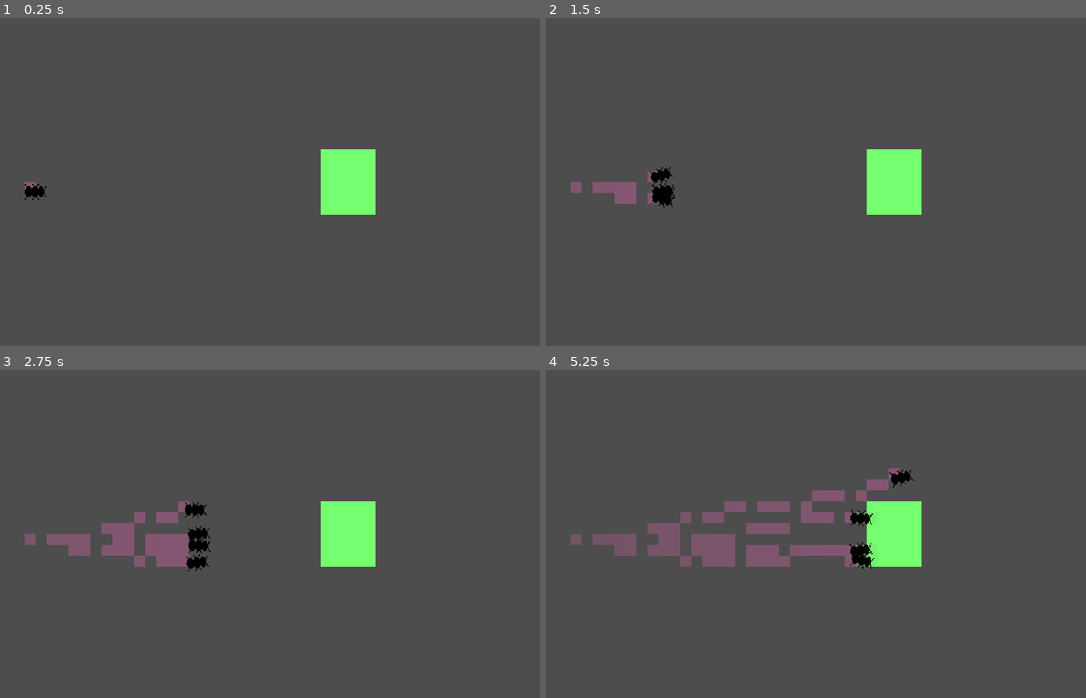
Above: before the commit, frames 1-4 (two rows, left to right).
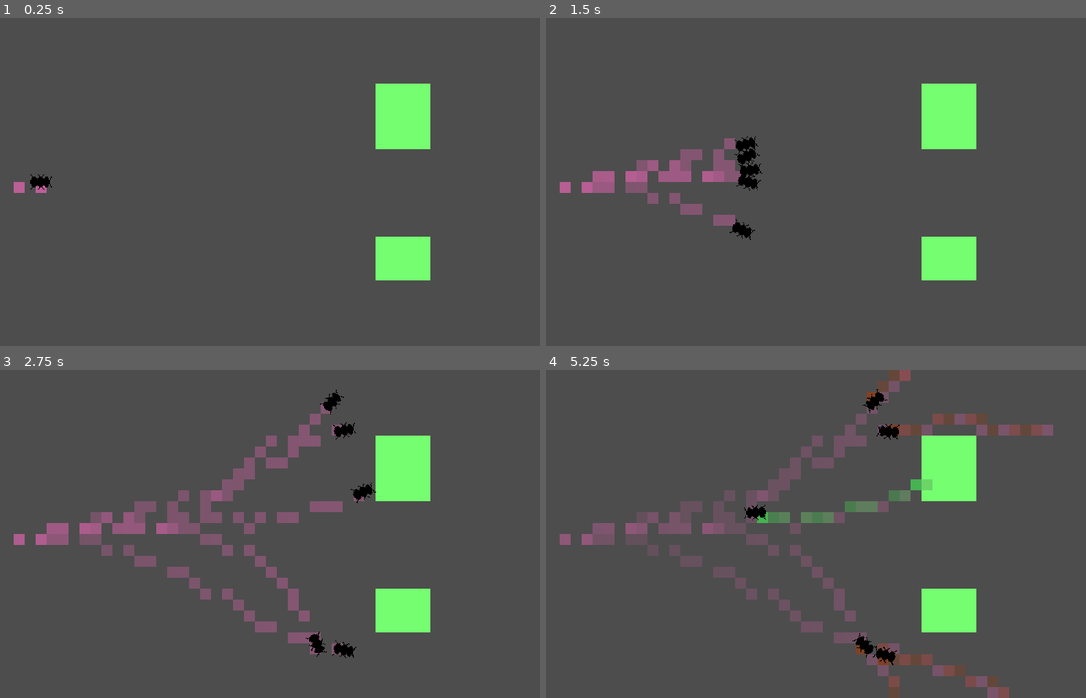
Above: after the commit, the same moments.

Repository: Guzel2/semester-6
Game: Godot game, scene res://scenes/main.tscn
Two runs of this game, one before a commit and one after it. Both use one fixed random seed, a clock stepped at 60 frames per second and the inputs below.
Inputs:
- Up to frame 1 (0.25 s): no input
- Up to frame 2 (1.5 s): no input
- Up to frame 3 (2.75 s): no input
- Up to frame 4 (5.25 s): no input

The runs differ from the first frame. In frame 1, 5.7% of the frame differs, in the area x 2-80%, y 20-80%; in frame 2, 8.4%; in frame 3, 13%; in frame 4, 16%, in the area x 2-94%, y 0-100%.

Commit message:
added a ton of stuff to ant game

Diff:
--- a/bachelor_project/scenes/main.tscn
+++ b/bachelor_project/scenes/main.tscn
@@ -11,14 +11,17 @@
 
 [node name="home_scent_manager" type="Node2D" parent="."]
 script = ExtResource("1_qgrk3")
+simulation_speed = 2.0
 scent_visual_scene = ExtResource("2_jfod4")
 
 [node name="food_scent_manager" type="Node2D" parent="."]
 script = ExtResource("1_qgrk3")
+simulation_speed = 2.0
 scent_visual_scene = ExtResource("2_jfod4")
 
 [node name="danger_scent_manager" type="Node2D" parent="."]
 script = ExtResource("1_qgrk3")
+simulation_speed = 2.0
 scent_visual_scene = ExtResource("2_jfod4")
 
 [node name="food_manager" type="Node2D" parent="."]
@@ -31,19 +34,5 @@
 food_scent_manager = NodePath("../food_scent_manager")
 danger_scent_manager = NodePath("../danger_scent_manager")
 food_manager = NodePath("../food_manager")
-
-[node name="ant" parent="ant_manager" node_paths=PackedStringArray("ant_manager") instance=ExtResource("3_o5lse")]
-position = Vector2(25, 159)
-ant_manager = NodePath("..")
-
-[node name="ant2" parent="ant_manager" node_paths=PackedStringArray("ant_manager") instance=ExtResource("3_o5lse")]
-position = Vector2(25, 159)
-ant_manager = NodePath("..")
-
-[node name="ant3" parent="ant_manager" node_paths=PackedStringArray("ant_manager") instance=ExtResource("3_o5lse")]
-position = Vector2(25, 159)
-ant_manager = NodePath("..")
-
-[node name="ant4" parent="ant_manager" node_paths=PackedStringArray("ant_manager") instance=ExtResource("3_o5lse")]
-position = Vector2(25, 159)
-ant_manager = NodePath("..")
+ant_scene = ExtResource("3_o5lse")
+simulation_speed = 2.0
--- a/bachelor_project/scripts/ant.gd
+++ b/bachelor_project/scripts/ant.gd
@@ -2,6 +2,11 @@
 extends AntBase
 
 @export var ant_manager : AntManager
+
+@export var simulation_speed : float = 1.0
+
+var home_position : Vector2 = Vector2(15, 150)
+var home_size : float = 30
 
 var state : ant_state = ant_state.exploring:
 	get:
@@ -22,6 +27,9 @@
 
 var scent_spawn_timer = 0
 var scent_spawn_interval = .2
+
+var home_scan_timer = 0
+var home_scan_interval = .2
 
 var food_amount = 0
 var max_food_amount = 10
@@ -72,6 +80,8 @@
 			dir = -dir
 
 func _process(delta: float) -> void:
+	delta *= simulation_speed
+
 	stamina -= delta
 
 	if stamina < return_stamina:
@@ -112,12 +122,17 @@
 		ant_state.returning:
 			position += dir * delta * speed
 
-			if position.x < 10:
-				state = ant_state.exploring
-				stamina = max_stamina
-				food_amount = 0
-				position.y = clamp(position.y, 50, 250)
-				dir = Vector2(1, 0)
+			home_scan_timer += delta
+			if home_scan_timer > home_scan_interval:
+				home_scan_timer -= home_scan_interval
+
+				var length = (position - home_position).length()
+				if length < home_size:
+					state = ant_state.exploring
+					stamina = max_stamina
+					ant_manager.add_food_amount(food_amount)
+					food_amount = 0
+					dir = Vector2(1, 0)
 
 func add_scent():
 	var type
--- a/bachelor_project/scripts/ant_manager.gd
+++ b/bachelor_project/scripts/ant_manager.gd
@@ -5,6 +5,65 @@
 @export var food_scent_manager : ScentManager
 @export var danger_scent_manager : ScentManager
 @export var food_manager : FoodManager
+
+@export var ant_scene : PackedScene
+@export var home_position : Vector2 = Vector2(15, 150)
+@export var home_size : float = 40
+
+@export var simulation_speed = 1.0:
+	get:
+		return simulation_speed
+	set(value):
+		simulation_speed = value
+		update_simulation_speed()
+
+@export var ant_food_requirement = 10
+var food_amount = 0
+
+var ant_spawn_interval = 4.0
+var ant_spawn_time = .0
+
+func _ready():
+	for x in 5:
+		spawn_ant()
+
+func _process(delta):
+	delta *= simulation_speed
+
+	if food_amount > ant_food_requirement:
+		ant_spawn_time += delta
+		if ant_spawn_time > ant_spawn_interval:
+			ant_spawn_time -= ant_spawn_interval
+			food_amount -= ant_food_requirement
+			spawn_ant()
+
+func update_simulation_speed():
+	var ants = get_children()
+	for ant in ants:
+		ant.simulation_speed = simulation_speed
+
+	if home_scent_manager:
+		home_scent_manager.simulation_speed = simulation_speed
+	if food_scent_manager:
+		food_scent_manager.simulation_speed = simulation_speed
+	if danger_scent_manager:
+		danger_scent_manager.simulation_speed = simulation_speed
+
+func add_food_amount(amount: float):
+	food_amount += amount
+
+func spawn_ant():
+	var ant = ant_scene.instantiate() as Ant
+	ant.home_position = home_position
+	ant.home_size = home_size
+
+	ant.position = home_position
+
+	ant.ant_manager = self
+
+	ant.simulation_speed = simulation_speed
+
+	add_child(ant)
 
 func get_scent(pos: Vector2, type: EnumManager.scent_types) -> Scent:
 	match type:
--- a/bachelor_project/scripts/food_manager.gd
+++ b/bachelor_project/scripts/food_manager.gd
@@ -25,8 +25,12 @@
 				line.append(null)
 			food_visual_list.append(line)
 
-	for x in range(30, 35):
-		for y in range(12, 18):
+	for x in range(35, 40):
+		for y in range(20, 24):
+			add_new_food(Vector2i(x, y))
+
+	for x in range(35, 40):
+		for y in range(6, 12):
 			add_new_food(Vector2i(x, y))
 
 func get_food(pos: Vector2) -> Food:
--- a/bachelor_project/scripts/scent_manager.gd
+++ b/bachelor_project/scripts/scent_manager.gd
@@ -3,6 +3,8 @@
 
 @export var cell_size : int = 10
 @export var grid_size : int = 100
+
+@export var simulation_speed : float = 1.0
 
 @export var scent_visual_scene : PackedScene
 
@@ -36,11 +38,18 @@
 func add_scent(pos: Vector2, type: EnumManager.scent_types):
 	var local_pos = global_pos_to_local_pos(pos)
 
+	if (local_pos.x < 0 or local_pos.x >= grid_size) or (local_pos.y < 0 or local_pos.y >= grid_size):
+		push_warning("Ant out of grid at: ", local_pos)
+		return null
+
 	var existing_scent = get_scent_local(local_pos)
 
 	if existing_scent:
 		if existing_scent.type == type:
 			existing_scent.increase_scent()
+
+			if visualize_scent:
+				spawn_scent_visual(local_pos, type)
 			return
 
 	var new_scent = Scent.new()
@@ -54,6 +63,7 @@
 	var scene = scent_visual_scene.instantiate() as ScentVisual
 	scene.position = pos * cell_size
 	scene.scale *= cell_size
+	scene.simulation_speed = simulation_speed
 
 	match type:
 		EnumManager.scent_types.home:
@@ -70,6 +80,8 @@
 	return pos
 
 func _process(delta: float) -> void:
+	delta *= simulation_speed
+
 	for x in grid_size:
 		for y in grid_size:
 			process_scent(x, y, delta)
--- a/bachelor_project/scripts/scent_visual.gd
+++ b/bachelor_project/scripts/scent_visual.gd
@@ -1,11 +1,15 @@
 class_name ScentVisual
 extends Sprite2D
+
+@export var simulation_speed = 1.0
 
 var intensity = 0
 var max_lifetime = 15.0
 var lifetime = max_lifetime
 
 func _process(delta: float) -> void:
+	delta *= simulation_speed
+
 	lifetime -= delta
 
 	modulate.a = (lifetime / max_lifetime) / 2
